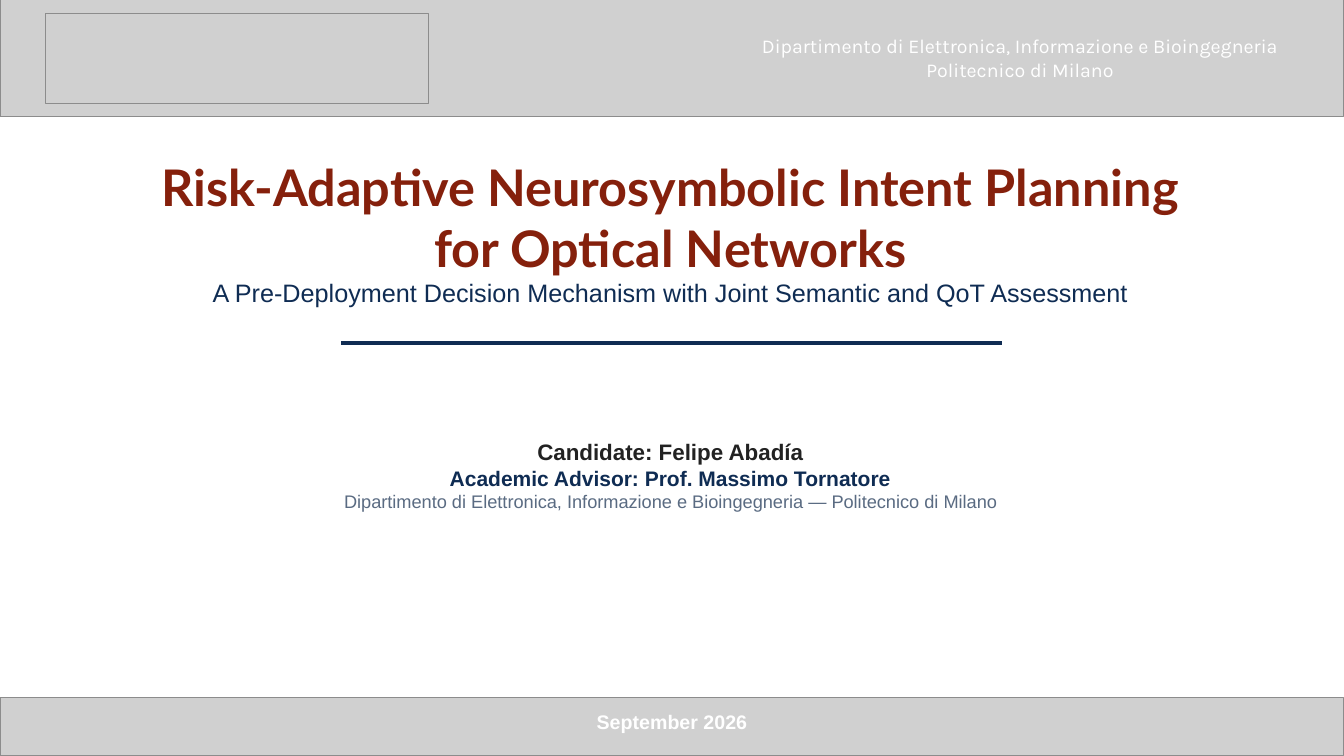
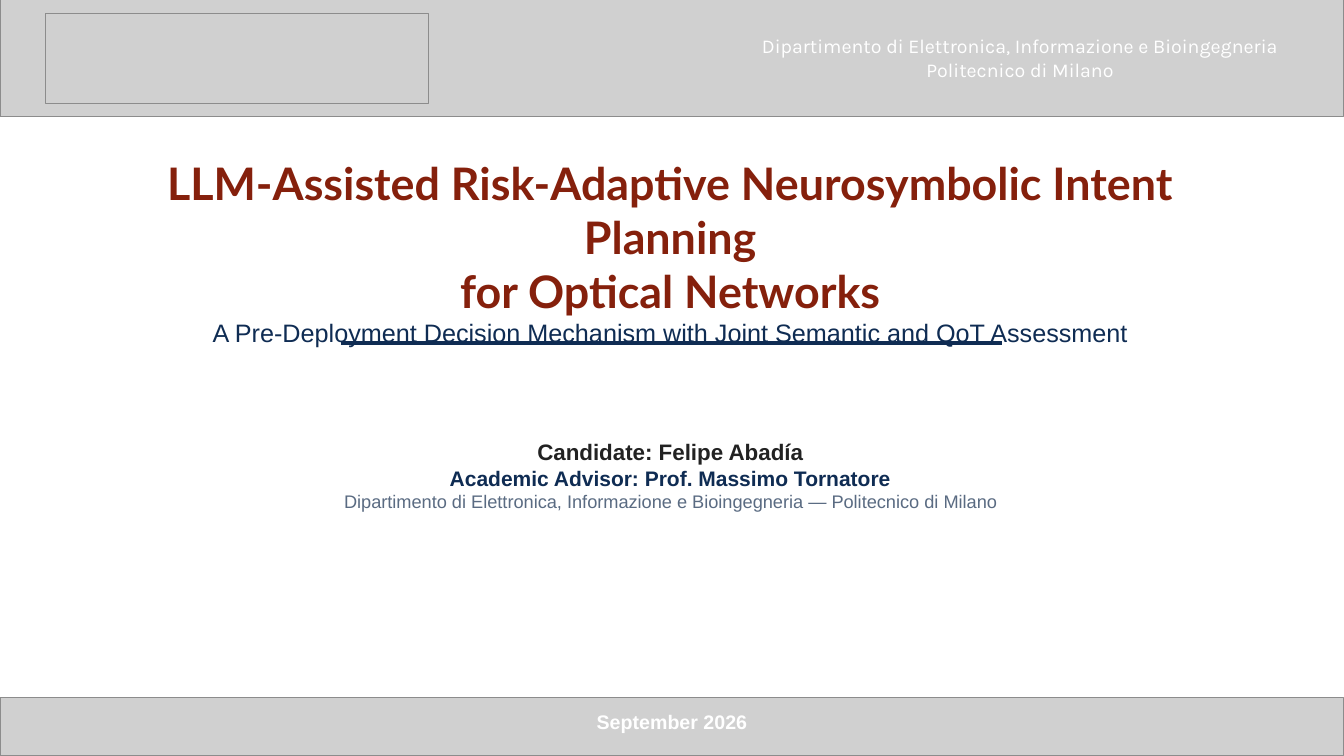
Before and after one commit to ABADIAb/MultiAgent-ON, a slide deck: slide 1 of docs/LLM_Wiki/wiki/presentations/thesis_defense/thesis_defense.pptx. Drawn at 1344x756 pixels with LibreOffice and Linux fonts; fonts in the diff are those of the drawing; grey boxes stand for pictures. Boxes give left, top, right and bottom in pixels: in the first picture for what was removed or moved away, otherwise in the second. Text is boxed around its words. In the diff, an @@ line names an element or a change of style, - is before the commit and + after.

Commit message:
docs(thesis): update official title to LLM-Assisted Risk-Adaptive Neurosymbolic Intent Planning

```diff
--- a/docs/LLM_Wiki/wiki/presentations/thesis_defense/thesis_defense.pptx
+++ b/docs/LLM_Wiki/wiki/presentations/thesis_defense/thesis_defense.pptx
@@ text at [167, 166, 1172, 316]: text changed; size 36 to 32 pt @@
-Risk-Adaptive Neurosymbolic Intent Planning
-for Optical Networks
+LLM-Assisted Risk-Adaptive Neurosymbolic Intent Planning
+for Optical Networks
```
Also in this commit, not shown: 17 other files.
